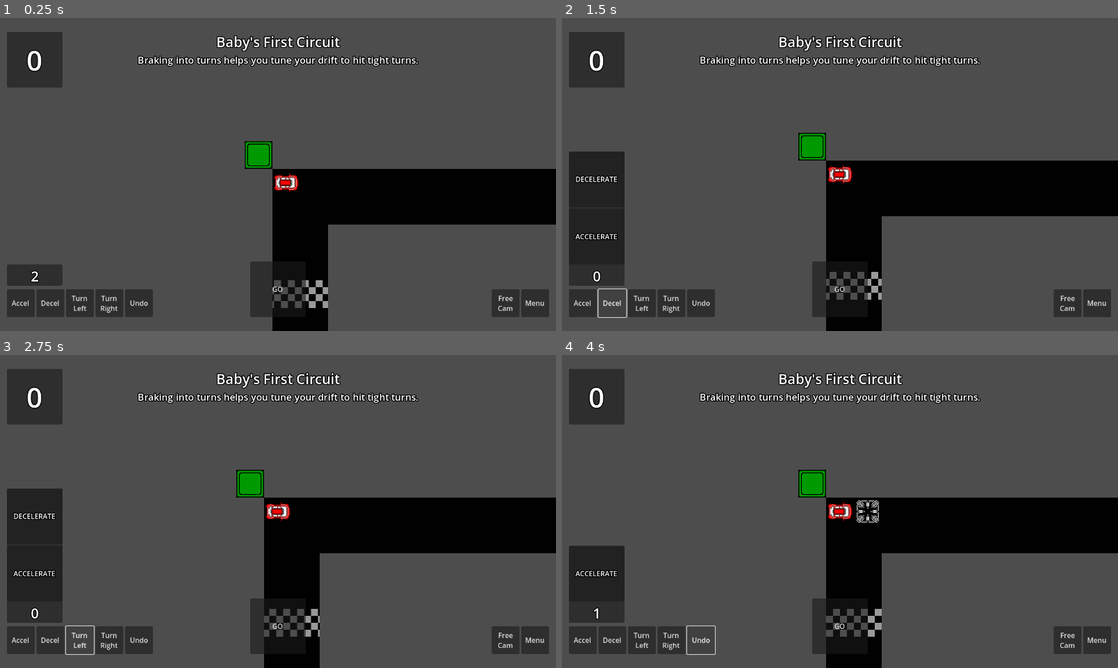
Above: before the commit, frames 1-4 (two rows, left to right).
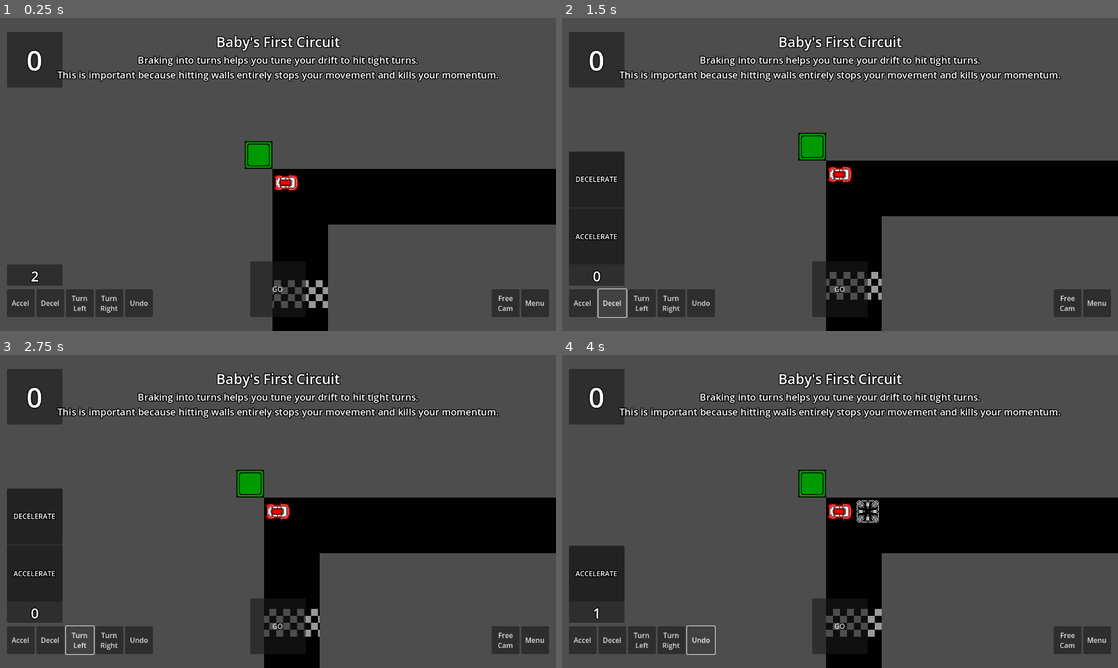
Above: after the commit, the same moments.

Repository: mperez68/wild-jam-88
Game: Godot game, scene res://main_scenes/levels/tut_03.tscn
Same seed, same stepped clock (60 frames per second), same inputs: the game is played once before the commit and once after it. This scene is started directly instead of the project's main scene. Sound files missing from this copy of the repository are replaced by a short silence.
Inputs:
- Up to frame 1 (0.25 s): no input
- Up to frame 2 (1.5 s): click "Accel" at 0.5 s; click "Decel" at 1.25 s
- Up to frame 3 (2.75 s): click "Turn Left" at 2 s
- Up to frame 4 (4 s): click "Turn Right" at 2.75 s; click "Undo" at 3.5 s

The runs differ from the first frame. In frame 1, 1.5% of the frame differs, in the area x 10-90%, y 16-21%; in frame 2, 1.5%; in frame 3, 1.5%; in frame 4, 1.5%.

Commit message:
audio

Diff:
--- a/game_objects/scripts/car.gd
+++ b/game_objects/scripts/car.gd
@@ -27,7 +27,8 @@
 
 # ENGINE
 func _ready():
-	SignalBus.end_game.connect(_on_end_game)
+	if !Engine.is_editor_hint():
+		SignalBus.end_game.connect(_on_end_game)
 
 
 # PUBLIC
--- /dev/null
+++ b/game_objects/scripts/song.gd
@@ -0,0 +1,43 @@
+class_name Song extends Node
+
+const TOLERANCE: float = 0.01
+
+@onready var intro: AudioStreamPlayer = %Intro
+@onready var baseline: AudioStreamPlayer = %Baseline
+@onready var overlay: AudioStreamPlayer = %Overlay
+
+
+# ENGINE
+func _ready() -> void:
+	if !baseline.stream:
+		printerr("No baseline track for %s!" % name)
+	if overlay.stream and (baseline.stream.get_length() - overlay.stream.get_length()) > TOLERANCE:
+		printerr("Baseline and Overline not synced! %s; %s != %s" % [name, baseline.stream.get_length(), overlay.stream.get_length()])
+		overlay.stream = null
+
+
+# PUBLIC
+func play(with_intro: bool = true):
+	if !baseline.stream:
+		printerr("No baseline track for %s!" % name)
+		return
+	if intro.playing or baseline.playing:
+		return
+	if intro.stream and with_intro:
+		intro.play()
+	else:
+		baseline.play()
+		if overlay:
+			overlay.play()
+
+func stop():
+	for player: AudioStreamPlayer in [intro, baseline, overlay]:
+		player.stop()
+
+func disable_overlay(disabled: bool):
+	overlay.volume_linear = 0.0 if disabled else 1.0
+
+
+# SIGNALS
+func _on_intro_finished() -> void:
+	play(false)
--- /dev/null
+++ b/game_objects/song.tscn
@@ -0,0 +1,17 @@
+[gd_scene load_steps=2 format=3 uid="uid://cviea7da3fax3"]
+
+[ext_resource type="Script" uid="uid://dde0ofgjxn4nx" path="res://game_objects/scripts/song.gd" id="1_dr6f5"]
+
+[node name="Song" type="Node"]
+script = ExtResource("1_dr6f5")
+
+[node name="Intro" type="AudioStreamPlayer" parent="."]
+unique_name_in_owner = true
+
+[node name="Baseline" type="AudioStreamPlayer" parent="."]
+unique_name_in_owner = true
+
+[node name="Overlay" type="AudioStreamPlayer" parent="."]
+unique_name_in_owner = true
+
+[connection signal="finished" from="Intro" to="." method="_on_intro_finished"]
--- /dev/null
+++ b/global/music_manager.tscn
@@ -0,0 +1,32 @@
+[gd_scene load_steps=7 format=3 uid="uid://b8h65b23qkfyr"]
+
+[ext_resource type="Script" uid="uid://cdrbfu0tdf8km" path="res://global/scripts/music_manager.gd" id="1_57y8n"]
+[ext_resource type="PackedScene" uid="uid://cviea7da3fax3" path="res://game_objects/song.tscn" id="2_jhamn"]
+[ext_resource type="AudioStream" uid="uid://bkpdlv3ve4lm8" path="res://assets/music/menu.wav" id="3_o51wy"]
+[ext_resource type="AudioStream" uid="uid://cbe04pmalybd6" path="res://assets/music/menu_looped.wav" id="4_dxkax"]
+[ext_resource type="AudioStream" uid="uid://8fm6t1u6gopi" path="res://assets/music/level_looped.wav" id="5_2fxnu"]
+[ext_resource type="AudioStream" uid="uid://b86qp6snbxqgk" path="res://assets/music/level_overlay.wav" id="6_8ub2l"]
+
+[node name="MusicManager" type="Node"]
+script = ExtResource("1_57y8n")
+
+[node name="MenuTheme" parent="." instance=ExtResource("2_jhamn")]
+unique_name_in_owner = true
+
+[node name="Intro" parent="MenuTheme" index="0"]
+stream = ExtResource("3_o51wy")
+
+[node name="Baseline" parent="MenuTheme" index="1"]
+stream = ExtResource("4_dxkax")
+
+[node name="LevelTheme" parent="." instance=ExtResource("2_jhamn")]
+unique_name_in_owner = true
+
+[node name="Baseline" parent="LevelTheme" index="1"]
+stream = ExtResource("5_2fxnu")
+
+[node name="Overlay" parent="LevelTheme" index="2"]
+stream = ExtResource("6_8ub2l")
+
+[editable path="MenuTheme"]
+[editable path="LevelTheme"]
--- /dev/null
+++ b/global/scripts/music_manager.gd
@@ -0,0 +1,26 @@
+extends Node
+
+enum Track{ MENU, LEVEL }
+
+@onready var menu_theme: Node = %MenuTheme
+@onready var level_theme: Node = %LevelTheme
+
+
+# PUBLIC
+func play(track: Track):
+	for key in Track.values():
+		if track == key:
+			_get_track(key).play()
+		else:
+			_get_track(key).stop()
+
+
+# PRIVATE
+func _get_track(track: Track) -> Song:
+	match track:
+		Track.MENU:
+			return menu_theme
+		Track.LEVEL:
+			return level_theme
+		_:
+			return null
--- /dev/null
+++ b/global/scripts/sfx_manager.gd
@@ -0,0 +1,7 @@
+extends Node
+
+@onready var click: AudioStreamPlayer = %Click
+@onready var double_click: AudioStreamPlayer = %DoubleClick
+
+func play_click(is_double_click: bool):
+	(double_click if is_double_click else click).play()
--- /dev/null
+++ b/global/sfx_manager.tscn
@@ -0,0 +1,16 @@
+[gd_scene load_steps=4 format=3 uid="uid://em5cutkwwc1a"]
+
+[ext_resource type="Script" uid="uid://c4ga0y3wswf4a" path="res://global/scripts/sfx_manager.gd" id="1_xuqmn"]
+[ext_resource type="AudioStream" uid="uid://1vfrxdli8my1" path="res://assets/sfx/click.wav" id="2_brmga"]
+[ext_resource type="AudioStream" uid="uid://h8mrg8txmppg" path="res://assets/sfx/double_click.wav" id="3_5ksnh"]
+
+[node name="SfxManager" type="Node"]
+script = ExtResource("1_xuqmn")
+
+[node name="Click" type="AudioStreamPlayer" parent="."]
+unique_name_in_owner = true
+stream = ExtResource("2_brmga")
+
+[node name="DoubleClick" type="AudioStreamPlayer" parent="."]
+unique_name_in_owner = true
+stream = ExtResource("3_5ksnh")
--- a/main_scenes/abstract/scripts/game.gd
+++ b/main_scenes/abstract/scripts/game.gd
@@ -18,6 +18,7 @@
 
 # ENGINE
 func _ready():
+	MusicManager.play(MusicManager.Track.LEVEL)
 	hud.set_text(level_name, hint)
 	for child in get_children():
 		if child is Goalpost:
--- a/main_scenes/levels/tut_03.tscn
+++ b/main_scenes/levels/tut_03.tscn
@@ -5,7 +5,8 @@
 
 [node name="Game" instance=ExtResource("1_an58n")]
 level_name = "Baby's First Circuit"
-hint = "Braking into turns helps you tune your drift to hit tight turns."
+hint = "Braking into turns helps you tune your drift to hit tight turns.
+This is important because hitting walls entirely stops your movement and kills your momentum."
 par = Array[int]([15, 17, 20])
 
 [node name="Layer" parent="Map" index="0"]
--- a/main_scenes/menus/level_select.tscn
+++ b/main_scenes/menus/level_select.tscn
@@ -1,5 +1,6 @@
-[gd_scene load_steps=9 format=3 uid="uid://cy6bp4jy8l8gd"]
+[gd_scene load_steps=10 format=3 uid="uid://cy6bp4jy8l8gd"]
 
+[ext_resource type="Script" uid="uid://b1vq6n2eai73y" path="res://main_scenes/scripts/menu.gd" id="1_2adev"]
 [ext_resource type="LabelSettings" uid="uid://b4esuhrdi6585" path="res://resources/header_01.tres" id="1_hqyvo"]
 [ext_resource type="PackedScene" uid="uid://dffco7x5lxwgg" path="res://ui/menu_scene_button.tscn" id="1_wam4b"]
 [ext_resource type="PackedScene" uid="uid://casm444bo1u46" path="res://ui/level_container.tscn" id="2_wam4b"]
@@ -15,6 +16,7 @@
 anchor_bottom = 1.0
 grow_horizontal = 2
 grow_vertical = 2
+script = ExtResource("1_2adev")
 
 [node name="Control" type="Control" parent="."]
 layout_mode = 2
@@ -78,8 +80,8 @@
 layout_mode = 2
 category = "Hard"
 
-[connection signal="pressed" from="Control/CenterContainer/VBoxContainer/PanelContainer2/VBoxContainer/LevelContainer/LevelSceneButton" to="Control/CenterContainer/VBoxContainer/PanelContainer2/VBoxContainer/LevelContainer/LevelSceneButton" method="_on_pressed"]
-[connection signal="pressed" from="Control/CenterContainer/VBoxContainer/PanelContainer2/VBoxContainer/LevelContainer/@Button@138204" to="Control/CenterContainer/VBoxContainer/PanelContainer2/VBoxContainer/LevelContainer/@Button@138204" method="_on_pressed"]
-[connection signal="pressed" from="Control/CenterContainer/VBoxContainer/PanelContainer2/VBoxContainer/LevelContainer/@Button@138205" to="Control/CenterContainer/VBoxContainer/PanelContainer2/VBoxContainer/LevelContainer/@Button@138205" method="_on_pressed"]
-[connection signal="pressed" from="Control/CenterContainer/VBoxContainer/PanelContainer2/VBoxContainer/LevelContainer/@Button@138206" to="Control/CenterContainer/VBoxContainer/PanelContainer2/VBoxContainer/LevelContainer/@Button@138206" method="_on_pressed"]
-[connection signal="pressed" from="Control/CenterContainer/VBoxContainer/PanelContainer2/VBoxContainer/LevelContainer/@Button@138207" to="Control/CenterContainer/VBoxContainer/PanelContainer2/VBoxContainer/LevelContainer/@Button@138207" method="_on_pressed"]
+[connection signal="pressed" from="Control/CenterContainer/VBoxContainer/PanelContainer2/VBoxContainer/LevelContainer/@Button@28968" to="Control/CenterContainer/VBoxContainer/PanelContainer2/VBoxContainer/LevelContainer/@Button@28968" method="_on_pressed"]
+[connection signal="pressed" from="Control/CenterContainer/VBoxContainer/PanelContainer2/VBoxContainer/LevelContainer/@Button@28969" to="Control/CenterContainer/VBoxContainer/PanelContainer2/VBoxContainer/LevelContainer/@Button@28969" method="_on_pressed"]
+[connection signal="pressed" from="Control/CenterContainer/VBoxContainer/PanelContainer2/VBoxContainer/LevelContainer/@Button@28970" to="Control/CenterContainer/VBoxContainer/PanelContainer2/VBoxContainer/LevelContainer/@Button@28970" method="_on_pressed"]
+[connection signal="pressed" from="Control/CenterContainer/VBoxContainer/PanelContainer2/VBoxContainer/LevelContainer/@Button@28971" to="Control/CenterContainer/VBoxContainer/PanelContainer2/VBoxContainer/LevelContainer/@Button@28971" method="_on_pressed"]
+[connection signal="pressed" from="Control/CenterContainer/VBoxContainer/PanelContainer2/VBoxContainer/LevelContainer/@Button@28972" to="Control/CenterContainer/VBoxContainer/PanelContainer2/VBoxContainer/LevelContainer/@Button@28972" method="_on_pressed"]
--- a/main_scenes/menus/main_menu.tscn
+++ b/main_scenes/menus/main_menu.tscn
@@ -1,6 +1,7 @@
-[gd_scene load_steps=4 format=3 uid="uid://5cjlja5kdgxk"]
+[gd_scene load_steps=5 format=3 uid="uid://5cjlja5kdgxk"]
 
 [ext_resource type="LabelSettings" uid="uid://b4esuhrdi6585" path="res://resources/header_01.tres" id="1_7p3sw"]
+[ext_resource type="Script" uid="uid://b1vq6n2eai73y" path="res://main_scenes/scripts/menu.gd" id="1_bc2m2"]
 [ext_resource type="PackedScene" uid="uid://dffco7x5lxwgg" path="res://ui/menu_scene_button.tscn" id="1_do6qc"]
 [ext_resource type="Script" uid="uid://bdthsn7hva42i" path="res://game_objects/scripts/game_title_label.gd" id="2_ayvsf"]
 
@@ -10,6 +11,7 @@
 anchor_bottom = 1.0
 grow_horizontal = 2
 grow_vertical = 2
+script = ExtResource("1_bc2m2")
 
 [node name="Control" type="CenterContainer" parent="."]
 layout_mode = 2
@@ -36,11 +38,17 @@
 layout_mode = 2
 text = "Level Select"
 next_scene = 2
+double_click = null
+silent = null
 
 [node name="MenuSceneButton2" parent="Control/VBoxContainer/ButtonContainer/VBoxContainer" instance=ExtResource("1_do6qc")]
 layout_mode = 2
 text = "Options"
 next_scene = 3
+double_click = null
+silent = null
 
 [node name="MenuSceneButton" parent="Control/VBoxContainer/ButtonContainer/VBoxContainer" instance=ExtResource("1_do6qc")]
 layout_mode = 2
+double_click = null
+silent = null
--- a/main_scenes/menus/options.tscn
+++ b/main_scenes/menus/options.tscn
@@ -1,6 +1,7 @@
-[gd_scene load_steps=4 format=3 uid="uid://b1k8nkraehsdk"]
+[gd_scene load_steps=5 format=3 uid="uid://b1k8nkraehsdk"]
 
 [ext_resource type="LabelSettings" uid="uid://b4esuhrdi6585" path="res://resources/header_01.tres" id="1_h0qrn"]
+[ext_resource type="Script" uid="uid://b1vq6n2eai73y" path="res://main_scenes/scripts/menu.gd" id="1_mynge"]
 [ext_resource type="LabelSettings" uid="uid://b53icysq3n5ka" path="res://resources/header_02.tres" id="2_mynge"]
 [ext_resource type="PackedScene" uid="uid://dffco7x5lxwgg" path="res://ui/menu_scene_button.tscn" id="3_h0qrn"]
 
@@ -10,6 +11,7 @@
 anchor_bottom = 1.0
 grow_horizontal = 2
 grow_vertical = 2
+script = ExtResource("1_mynge")
 
 [node name="CenterContainer" type="CenterContainer" parent="."]
 layout_mode = 2
--- /dev/null
+++ b/main_scenes/scripts/menu.gd
@@ -0,0 +1,15 @@
+class_name Menu extends MarginContainer
+
+
+# ENGINE
+func _ready():
+	MusicManager.play(MusicManager.Track.MENU)
+
+
+# PUBLIC
+
+
+# PRIVATE
+
+
+# SIGNALS
--- a/project.godot
+++ b/project.godot
@@ -22,6 +22,8 @@
 SignalBus="*res://global/signal_bus.tscn"
 SceneManager="*res://global/scene_manager.tscn"
 GameStateManager="*res://global/game_state_manager.tscn"
+SfxManager="*res://global/sfx_manager.tscn"
+MusicManager="*res://global/music_manager.tscn"
 
 [display]
 
--- a/ui/hud.tscn
+++ b/ui/hud.tscn
@@ -73,6 +73,16 @@
 [node name="Control" type="Control" parent="MarginContainer"]
 layout_mode = 2
 
+[node name="FloatinTextContainer" type="CenterContainer" parent="MarginContainer/Control"]
+unique_name_in_owner = true
+layout_mode = 1
+anchors_preset = 15
+anchor_right = 1.0
+anchor_bottom = 1.0
+grow_horizontal = 2
+grow_vertical = 2
+mouse_filter = 2
+
 [node name="ActionBarContainer" type="HBoxContainer" parent="MarginContainer/Control"]
 layout_mode = 1
 anchors_preset = 2
@@ -146,6 +156,7 @@
 grow_vertical = 0
 shortcut = SubResource("Shortcut_b00kl")
 text = "GO"
+double_click = true
 
 [node name="ActionQueueContainer" type="PanelContainer" parent="MarginContainer/Control"]
 layout_mode = 1
@@ -185,16 +196,6 @@
 text = "0"
 label_settings = ExtResource("4_7ihmi")
 horizontal_alignment = 1
-
-[node name="FloatinTextContainer" type="CenterContainer" parent="MarginContainer/Control"]
-unique_name_in_owner = true
-layout_mode = 1
-anchors_preset = 15
-anchor_right = 1.0
-anchor_bottom = 1.0
-grow_horizontal = 2
-grow_vertical = 2
-mouse_filter = 2
 
 [node name="EndGameContainer" parent="MarginContainer/Control" instance=ExtResource("5_en2x2")]
 unique_name_in_owner = true
--- a/ui/scripts/sfx_button.gd
+++ b/ui/scripts/sfx_button.gd
@@ -1,5 +1,7 @@
 class_name SfxButton extends Button
 
+@export var double_click: bool = false
+@export var silent: bool = false
 
 # ENGINE
 
@@ -12,4 +14,5 @@
 
 # SIGNALS
 func _on_pressed():
-	print("click sfx")	#TODO
+	if !silent:
+		SfxManager.play_click(double_click)
--- a/ui/sfx_button.tscn
+++ b/ui/sfx_button.tscn
@@ -7,3 +7,5 @@
 offset_right = 8.0
 offset_bottom = 8.0
 script = ExtResource("1_chgxa")
+
+[connection signal="pressed" from="." to="." method="_on_pressed"]
Not shown, changed: assets/music/level_looped.wav.import
Not shown, changed: assets/music/level_overlay.wav.import
Not shown, changed: assets/music/menu_looped.wav.import
Not shown, added: assets/sfx/charge_hit.wav.import
Not shown, added: assets/sfx/click.wav.import
Not shown, added: assets/sfx/damage.wav.import
Not shown, added: assets/sfx/death.wav.import
Not shown, added: assets/sfx/double_click.wav.import
Not shown, added: assets/sfx/effect.wav.import
Not shown, added: assets/sfx/heal.wav.import
Not shown, added: assets/sfx/hit.wav.import
Not shown, added: assets/sfx/miss.wav.import
(and 21 more such lines)
